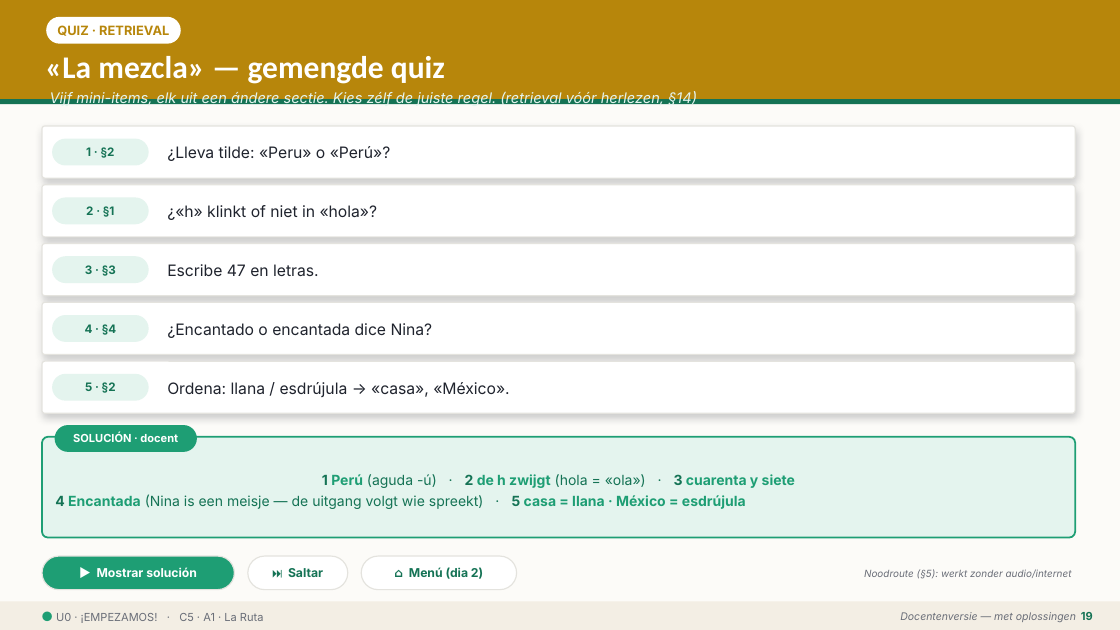
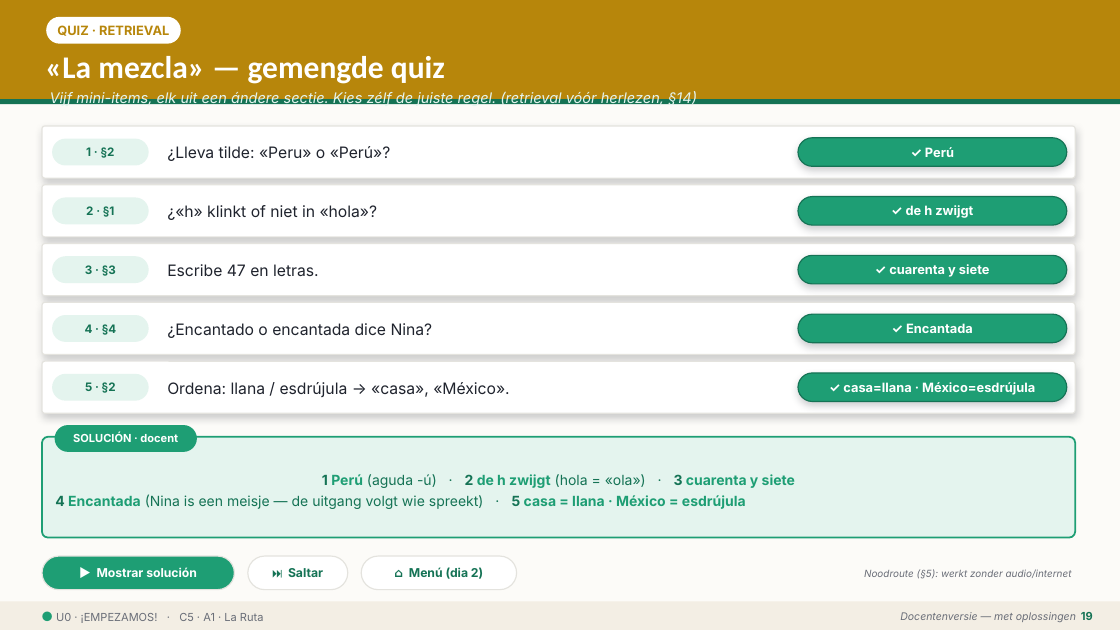
Before and after one commit to WimWuyts/espa-ol-en-la-pr-ctica, a slide deck: slide 19 of 03-build/pptx/C5_U0_docente.pptx. Drawn at 1120x630 pixels with LibreOffice and Linux fonts; fonts in the diff are those of the drawing. Boxes give left, top, right and bottom in pixels: in the first picture for what was removed or moved away, otherwise in the second. Text is boxed around its words. In the diff, an @@ line names an element or a change of style, - is before the commit and + after.

```diff
--- a/03-build/pptx/C5_U0_docente.pptx
+++ b/03-build/pptx/C5_U0_docente.pptx
@@ rounded rectangle added at (798, 138, 1067, 166), fill #1E9E74, outline #157355 1 pt, 11 pt, text #FFFFFF, bold @@
+✓ Perú
@@ rounded rectangle added at (798, 197, 1067, 225), fill #1E9E74, outline #157355 1 pt, 11 pt, text #FFFFFF, bold @@
+✓ de h zwijgt
@@ rounded rectangle added at (798, 255, 1067, 284), fill #1E9E74, outline #157355 1 pt, 11 pt, text #FFFFFF, bold @@
+✓ cuarenta y siete
@@ rounded rectangle added at (798, 314, 1067, 343), fill #1E9E74, outline #157355 1 pt, 11 pt, text #FFFFFF, bold @@
+✓ Encantada
@@ rounded rectangle added at (798, 373, 1067, 402), fill #1E9E74, outline #157355 1 pt, 11 pt, text #FFFFFF, bold @@
+✓ casa=llana · México=esdrújula
```
Also in this commit, not shown: 5 other slides changed, 5 other files.
